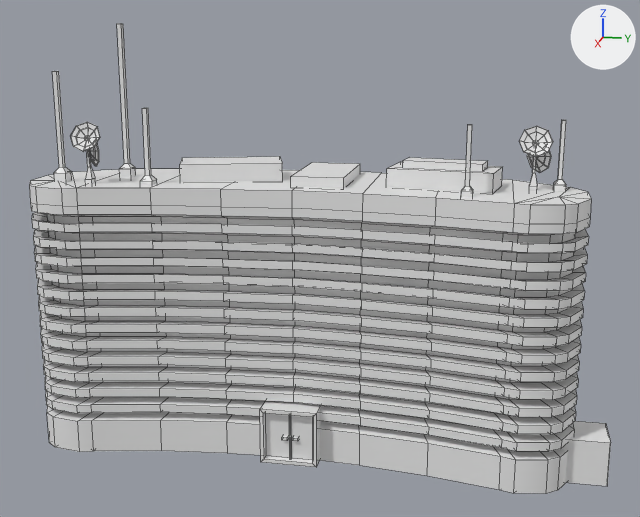
Renders of the FBX model Assets/Fbx/Buildings/BuildingFull.fbx from each side of a commit.
Camera for both pictures: a 50 mm camera at (11.73, 2.76, 5.01) aimed at (-0.79, 0.26, 1.88). Arrows for +X, +Y and +Z are at upper right; the lights stay in place. Mesh edges are drawn as thin lines. Where no turn or scale is listed for an object, it has been applied to the vertices.

Objects in the first picture: 'PredioInteiro01'.
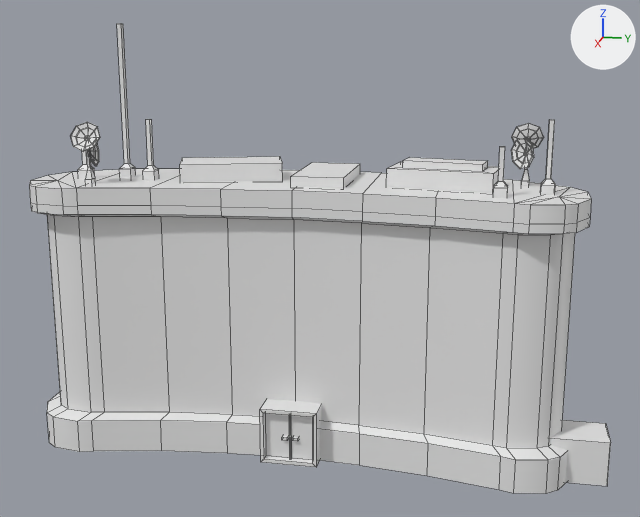
The newer file is also rescaled (x5.245), turned or shifted as a whole; pictures and numbers use the older file's frame.

What differs and where, as boxes [x1, y1, x2, y2] in the pictures (640 x 517 px; the box of a moved part takes in the faces that stretch with it):
part 1 of me_prediointeiro01, moved or reshaped
    before: [529, 142, 537, 191]
    after: [521, 138, 529, 186]
part 2 of me_prediointeiro01, moved or reshaped
    before: [519, 126, 553, 157]
    after: [512, 123, 544, 148]
part 3 of me_prediointeiro01, moved or reshaped
    before: [527, 150, 552, 173]
    after: [511, 138, 534, 169]
part 4 of me_prediointeiro01, added
    after: [143, 119, 159, 180]
part 5 of me_prediointeiro01, added
    after: [78, 151, 95, 179]
part 6 of me_prediointeiro01, added
    after: [540, 120, 556, 195]
part 7 of me_prediointeiro01, added
    after: [493, 146, 508, 198]
part 8 of me_prediointeiro01, deleted
    before: [140, 108, 157, 185]
part 9 of me_prediointeiro01, deleted
    before: [553, 120, 566, 192]
part 10 of me_prediointeiro01, deleted
    before: [461, 124, 473, 197]
part 11 of me_prediointeiro01, deleted
    before: [52, 71, 72, 182]
part 12 of me_prediointeiro01, deleted
    before: [32, 213, 589, 451]

Patch to the scene script:
```diff
--- a/Assets/Fbx/Buildings/BuildingFull.fbx.py
+++ b/Assets/Fbx/Buildings/BuildingFull.fbx.py
@@ me_prediointeiro01 @@
 # used by ob_prediointeiro01; location = (0.0, 0.0, 0.0)
-me_prediointeiro01.from_pydata(...)  # 1858 vertices, 1838 faces; spans x -2.08..0.39, y -3.99..4.46, z -1.0..5.25
-me_prediointeiro01.materials.append(mat_material)  # white #e7e7e7
+me_prediointeiro01.from_pydata(...)  # 608 vertices, 566 faces; spans x -2.08..0.39, y -3.99..4.46, z -1.0..5.25
+# me_prediointeiro01 part 1: the loose piece of 16 vertices spanning x -0.83..-0.72, y 3.21..3.32, z 2.96..3.66 is turned 180 degrees about the z axis through its middle, then moved by (-0.4, -0.1, 0.0)
+# me_prediointeiro01 part 2: the loose piece of 50 vertices spanning x -0.82..-0.6, y 3.04..3.49, z 3.48..3.88 is turned 180 degrees about the z axis through its middle, then moved by (-0.53, -0.1, 0.0)
+# me_prediointeiro01 part 3: the loose piece of 50 vertices spanning x -1.01..-0.67, y 3.16..3.48, z 3.24..3.68 is turned -180 degrees about the z axis through its middle, then moved by (-0.28, -0.22, 0.0)
+# me_prediointeiro01 part 4: a new loose piece of 16 vertices spanning x -0.77..-0.59, y -2.38..-2.19, z 2.95..3.88
+# me_prediointeiro01 part 5: a new loose piece of 16 vertices spanning x -0.69..-0.51, y -3.37..-3.19, z 2.95..3.72
+# me_prediointeiro01 part 6: a new loose piece of 16 vertices spanning x -0.58..-0.4, y 3.35..3.54, z 2.95..3.99
+# me_prediointeiro01 part 7: a new loose piece of 16 vertices spanning x -0.23..-0.04, y 2.73..2.91, z 2.95..3.66
+# me_prediointeiro01 part 8: the loose piece of 16 vertices spanning x -0.35..-0.17, y -2.25..-2.07, z 2.87..4.08 is deleted
+# me_prediointeiro01 part 9: the loose piece of 16 vertices spanning x -0.84..-0.69, y 3.54..3.69, z 2.94..3.97 is deleted
+# me_prediointeiro01 part 10: the loose piece of 16 vertices spanning x -0.16..0.0, y 2.31..2.46, z 2.92..3.94 is deleted
+# me_prediointeiro01 part 11: the loose piece of 16 vertices spanning x -0.32..-0.13, y -3.56..-3.38, z 2.96..4.58 is deleted
+# me_prediointeiro01 part 12: 1250 vertices removed from x -2.08..0.39, y -3.99..3.99, z -1.0..2.5
```
